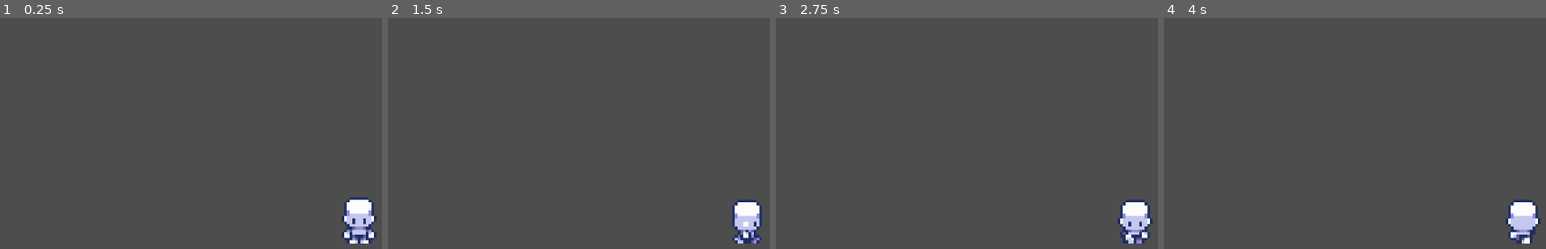
Above: before the commit, frames 1-4 (left to right).
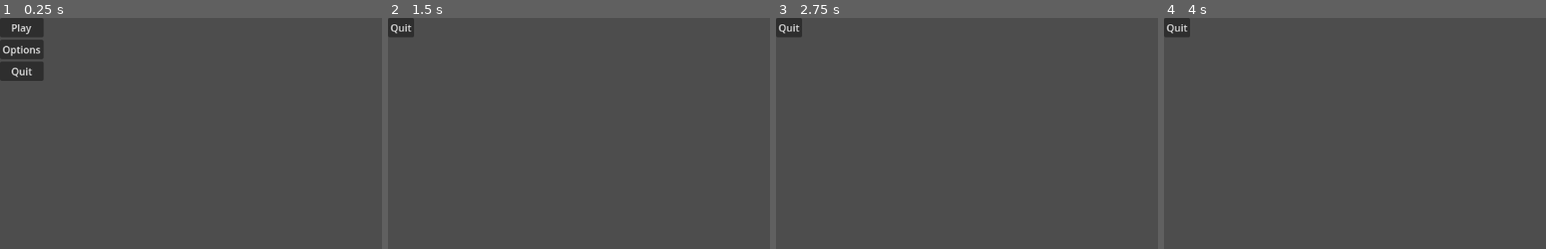
Above: after the commit, the same moments.

Repository: Mana-cott/KlondikeNite
Game: Godot game, scene res://scenes/menus/menu.tscn
Same seed, same stepped clock (60 frames per second), same inputs: the game is played once before the commit and once after it. Before the commit the project starts from res://scenes/main.tscn.
Inputs (mouse positions are in pixels of both pictures, inside the frame that each line leads up to):
- Up to frame 1 (0.25 s): no input
- Up to frame 2 (1.5 s): click (410, 50) at 0.5 s, where only the run after the commit has a clickable "Options"; tap Enter at 1.25 s; hold D (move_right) from 1.28 s (still down)
- Up to frame 3 (2.75 s): release D (move_right) at 2.03 s; hold S (move_down) from 2.03 s (still down)
- Up to frame 4 (4 s): release S (move_down) at 2.78 s; hold D (move_right) 2.78-3.53 s; hold W (move_up) from 3.53 s (still down)

The runs differ from the first frame. In frame 1, 4.2% of the frame differs, in the area x 0-99%, y 0-98%; in frame 2, 1.8%; in frame 3, 1.9%; in frame 4, 1.8%.

Commit message:
Add Basic UI Control

Diff:
--- a/project.godot
+++ b/project.godot
@@ -11,7 +11,7 @@
 [application]
 
 config/name="Riven"
-run/main_scene="res://scenes/main.tscn"
+run/main_scene="res://scenes/menus/menu.tscn"
 config/features=PackedStringArray("4.3", "Forward Plus")
 config/icon="res://assets/icon.svg"
 
--- a/scenes/main.tscn
+++ b/scenes/main.tscn
@@ -4,11 +4,13 @@
 
 [node name="Main" type="Node2D"]
 
-[node name="Level" type="Node2D" parent="."]
+[node name="GridContainer" type="GridContainer" parent="."]
+offset_right = 40.0
+offset_bottom = 40.0
 
-[node name="Player" parent="." instance=ExtResource("1_pyhbh")]
+[node name="Player" parent="GridContainer" instance=ExtResource("1_pyhbh")]
 position = Vector2(-421, 210)
 scale = Vector2(0.25, 0.25)
 
-[node name="Camera2D" type="Camera2D" parent="Player"]
+[node name="Camera2D" type="Camera2D" parent="GridContainer/Player"]
 zoom = Vector2(3, 3)
--- /dev/null
+++ b/scenes/menus/menu.tscn
@@ -0,0 +1,37 @@
+[gd_scene load_steps=2 format=3 uid="uid://c2ccwjcdg517c"]
+
+[ext_resource type="Script" path="res://scripts/menu/menu.gd" id="1_nirex"]
+
+[node name="Menu" type="Control"]
+layout_mode = 3
+anchors_preset = 15
+anchor_right = 1.0
+anchor_bottom = 1.0
+grow_horizontal = 2
+grow_vertical = 2
+script = ExtResource("1_nirex")
+
+[node name="MarginContainer" type="MarginContainer" parent="."]
+layout_mode = 0
+offset_right = 40.0
+offset_bottom = 40.0
+
+[node name="VBoxContainer" type="VBoxContainer" parent="MarginContainer"]
+layout_mode = 2
+
+[node name="Play" type="Button" parent="MarginContainer/VBoxContainer"]
+layout_mode = 2
+text = "Play"
+
+[node name="Options" type="Button" parent="MarginContainer/VBoxContainer"]
+layout_mode = 2
+text = "Options
+"
+
+[node name="Quit" type="Button" parent="MarginContainer/VBoxContainer"]
+layout_mode = 2
+text = "Quit"
+
+[connection signal="pressed" from="MarginContainer/VBoxContainer/Play" to="." method="_on_play_pressed"]
+[connection signal="pressed" from="MarginContainer/VBoxContainer/Options" to="." method="_on_options_pressed"]
+[connection signal="pressed" from="MarginContainer/VBoxContainer/Quit" to="." method="_on_quit_pressed"]
--- /dev/null
+++ b/scenes/menus/modeselect.tscn
@@ -0,0 +1,58 @@
+[gd_scene load_steps=2 format=3 uid="uid://dpy7i4av7mpok"]
+
+[ext_resource type="Script" path="res://scripts/menu/modeselect.gd" id="1_05thv"]
+
+[node name="Modeselect" type="Control"]
+layout_mode = 3
+anchors_preset = 15
+anchor_right = 1.0
+anchor_bottom = 1.0
+grow_horizontal = 2
+grow_vertical = 2
+script = ExtResource("1_05thv")
+
+[node name="MarginContainer" type="MarginContainer" parent="."]
+offset_right = 40.0
+offset_bottom = 40.0
+
+[node name="VBoxContainer" type="VBoxContainer" parent="MarginContainer"]
+layout_mode = 2
+
+[node name="HBoxContainer" type="HBoxContainer" parent="MarginContainer/VBoxContainer"]
+layout_mode = 2
+
+[node name="OnePlayer" type="Button" parent="MarginContainer/VBoxContainer/HBoxContainer"]
+layout_mode = 2
+text = "1"
+
+[node name="TwoPlayer" type="Button" parent="MarginContainer/VBoxContainer/HBoxContainer"]
+layout_mode = 2
+text = "2"
+
+[node name="ThreePlayer" type="Button" parent="MarginContainer/VBoxContainer/HBoxContainer"]
+layout_mode = 2
+text = "3"
+
+[node name="FourPlayer" type="Button" parent="MarginContainer/VBoxContainer/HBoxContainer"]
+layout_mode = 2
+text = "4"
+
+[node name="FivePlayer" type="Button" parent="MarginContainer/VBoxContainer/HBoxContainer"]
+layout_mode = 2
+text = "5"
+
+[node name="SixPlayer" type="Button" parent="MarginContainer/VBoxContainer/HBoxContainer"]
+layout_mode = 2
+text = "6"
+
+[node name="Quit" type="Button" parent="MarginContainer/VBoxContainer"]
+layout_mode = 2
+text = "Quit"
+
+[connection signal="pressed" from="MarginContainer/VBoxContainer/HBoxContainer/OnePlayer" to="." method="_on_one_player_pressed"]
+[connection signal="pressed" from="MarginContainer/VBoxContainer/HBoxContainer/TwoPlayer" to="." method="_on_two_player_pressed"]
+[connection signal="pressed" from="MarginContainer/VBoxContainer/HBoxContainer/ThreePlayer" to="." method="_on_three_player_pressed"]
+[connection signal="pressed" from="MarginContainer/VBoxContainer/HBoxContainer/FourPlayer" to="." method="_on_four_player_pressed"]
+[connection signal="pressed" from="MarginContainer/VBoxContainer/HBoxContainer/FivePlayer" to="." method="_on_five_player_pressed"]
+[connection signal="pressed" from="MarginContainer/VBoxContainer/HBoxContainer/SixPlayer" to="." method="_on_six_player_pressed"]
+[connection signal="pressed" from="MarginContainer/VBoxContainer/Quit" to="." method="_on_quit_pressed"]
--- /dev/null
+++ b/scenes/menus/options.tscn
@@ -0,0 +1,25 @@
+[gd_scene load_steps=2 format=3 uid="uid://dj5yho0rhr1v2"]
+
+[ext_resource type="Script" path="res://scripts/menu/options.gd" id="1_w17h2"]
+
+[node name="Options" type="Control"]
+layout_mode = 3
+anchors_preset = 15
+anchor_right = 1.0
+anchor_bottom = 1.0
+grow_horizontal = 2
+grow_vertical = 2
+script = ExtResource("1_w17h2")
+
+[node name="MarginContainer" type="MarginContainer" parent="."]
+offset_right = 40.0
+offset_bottom = 40.0
+
+[node name="VBoxContainer" type="VBoxContainer" parent="MarginContainer"]
+layout_mode = 2
+
+[node name="Quit" type="Button" parent="MarginContainer/VBoxContainer"]
+layout_mode = 2
+text = "Quit"
+
+[connection signal="pressed" from="MarginContainer/VBoxContainer/Quit" to="." method="_on_quit_pressed"]
--- /dev/null
+++ b/scripts/menu/menu.gd
@@ -0,0 +1,11 @@
+extends Control
+
+func _on_play_pressed():
+	get_tree().change_scene_to_file("res://scenes/menus/modeselect.tscn")
+
+
+func _on_options_pressed():
+	get_tree().change_scene_to_file("res://scenes/menus/options.tscn")
+
+func _on_quit_pressed():
+	get_tree().quit()
--- /dev/null
+++ b/scripts/menu/modeselect.gd
@@ -0,0 +1,43 @@
+extends Control
+
+
+# Called when the node enters the scene tree for the first time.
+func _ready():
+	pass # Replace with function body.
+
+
+# Called every frame. 'delta' is the elapsed time since the previous frame.
+func _process(delta):
+	pass
+
+
+func _on_player_pressed():
+	pass # Replace with function body.
+
+
+func _on_one_player_pressed():
+	get_tree().change_scene_to_file("res://scenes/main.tscn")
+
+
+func _on_two_player_pressed():
+	pass # Replace with function body.
+
+
+func _on_three_player_pressed():
+	pass # Replace with function body.
+
+
+func _on_four_player_pressed():
+	pass # Replace with function body.
+
+
+func _on_five_player_pressed():
+	pass # Replace with function body.
+
+
+func _on_six_player_pressed():
+	pass # Replace with function body.
+
+
+func _on_quit_pressed():
+	get_tree().change_scene_to_file("res://scenes/menus/menu.tscn")
--- /dev/null
+++ b/scripts/menu/options.gd
@@ -0,0 +1,16 @@
+extends Control
+
+
+# Called when the node enters the scene tree for the first time.
+func _ready():
+	pass # Replace with function body.
+
+
+# Called every frame. 'delta' is the elapsed time since the previous frame.
+func _process(delta):
+	pass
+
+# add volume slider later
+
+func _on_quit_pressed():
+	get_tree().change_scene_to_file("res://scenes/menus/menu.tscn")
